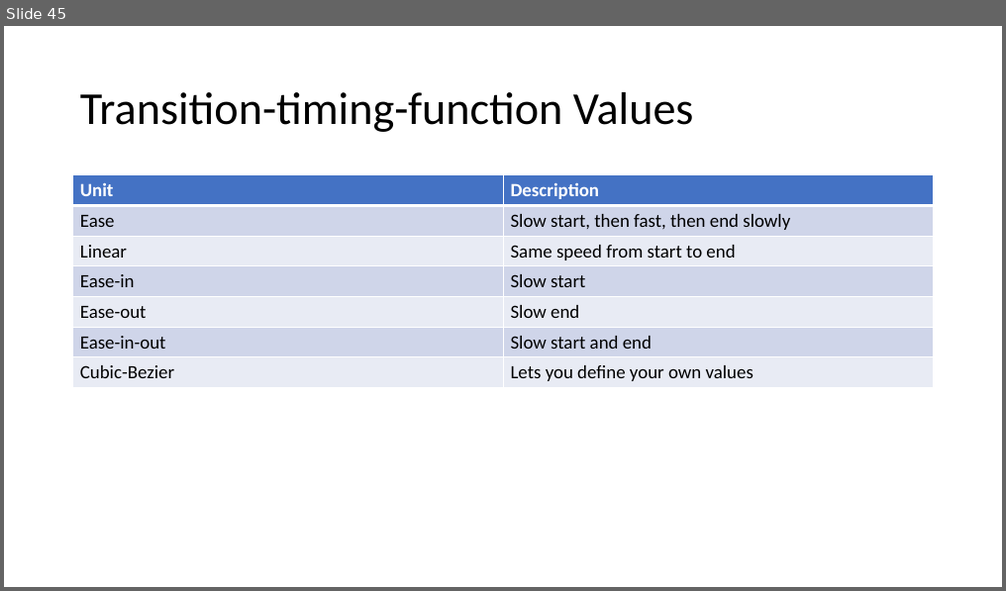
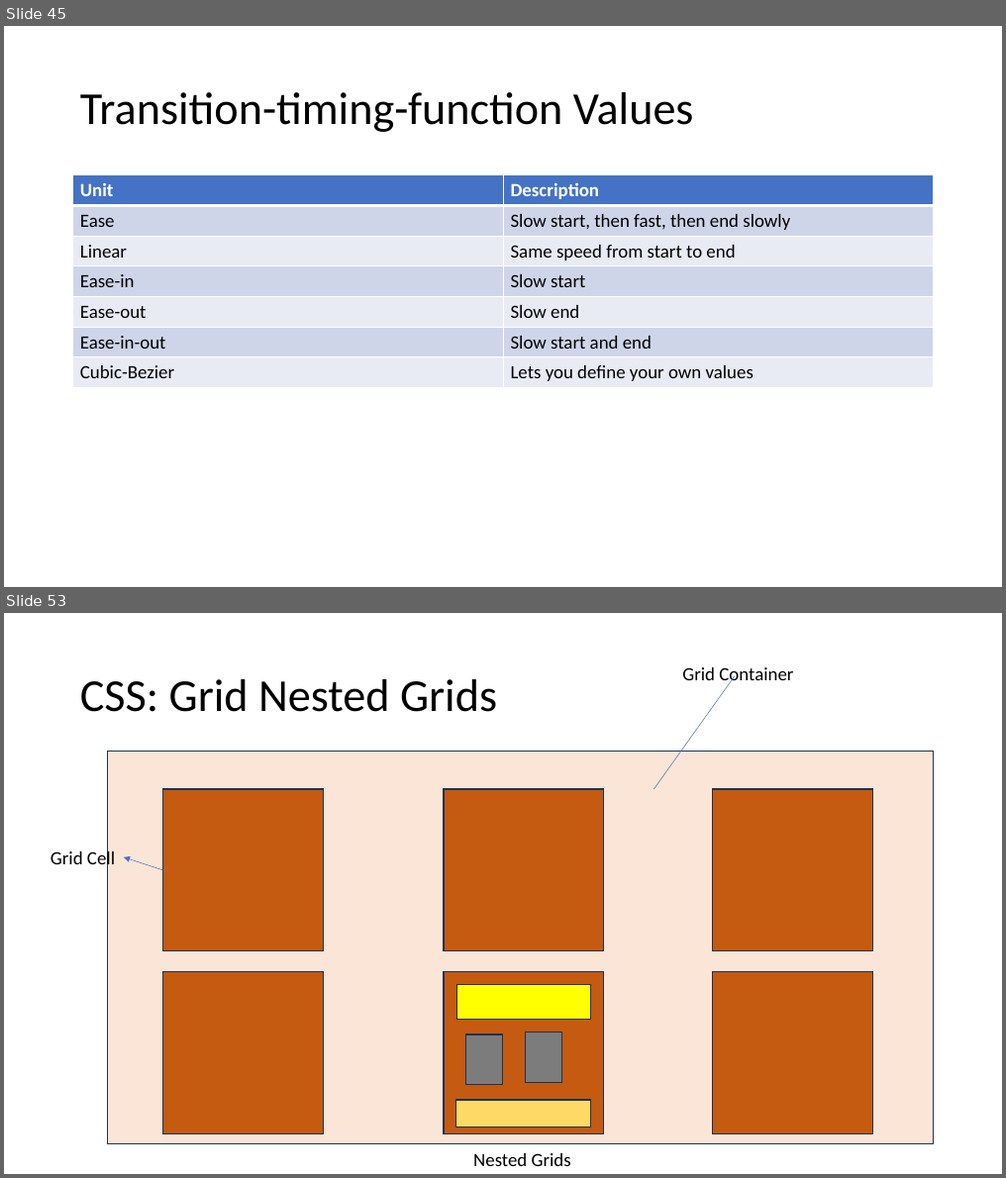
Before and after one commit to PiyushChaturvedii/Batch05, a slide deck: CSS3.pptx. Shown one above the other, each under a label of ours: slide 45 before the commit, slides 45 and 53 after it; the slides between them are not shown. The pictures are 1006x591 and 1006x1178 pixels, drawn with LibreOffice and Linux fonts; fonts in the diff are those of the drawing. Boxes give left, top, right and bottom in pixels: in the first picture for what was removed or moved away, otherwise in the second. Text is boxed around its words. In the diff, an @@ line names an element or a change of style, - is before the commit and + after.

```diff
--- a/CSS3.pptx
+++ b/CSS3.pptx
@@ slide 53 added at [4, 613, 1002, 1174], background #FFFFFF @@
@@ text added at [682, 667, 793, 685], 18 pt, text #000000 @@
+Grid Container
@@ title added at [80, 679, 497, 712], 44 pt, text #000000 @@
+CSS: Grid Nested Grids
@@ line added from (735, 676) to (653, 789), #4472C4 0.5 pt @@
@@ rectangle added at [107, 752, 934, 1145], fill #FBE5D6, outline #1E3256 1 pt @@
@@ rectangle added at [163, 789, 324, 952], fill #C55A11, outline #1E3256 1 pt @@
@@ rectangle added at [444, 789, 604, 952], fill #C55A11, outline #1E3256 1 pt @@
@@ rectangle added at [712, 789, 872, 952], fill #C55A11, outline #1E3256 1 pt @@
@@ text added at [51, 849, 115, 869], 18 pt, text #000000 @@
+Grid Cell
@@ arrow added from (163, 870) to (124, 858), #4472C4 0.5 pt @@
@@ rectangle added at [163, 971, 324, 1134], fill #C55A11, outline #1E3256 1 pt @@
@@ rectangle added at [444, 971, 604, 1134], fill #C55A11, outline #1E3256 1 pt @@
@@ rectangle added at [456, 985, 591, 1020], fill #FFFF00, outline #1E3256 1 pt @@
@@ rectangle added at [712, 971, 872, 1134], fill #C55A11, outline #1E3256 1 pt @@
@@ rectangle added at [466, 1035, 503, 1084], fill #7C7C7C, outline #1E3256 1 pt @@
@@ rectangle added at [526, 1033, 562, 1083], fill #7C7C7C, outline #1E3256 1 pt @@
@@ rectangle added at [456, 1100, 590, 1128], fill #FFD966, outline #1E3256 1 pt @@
@@ text added at [473, 1154, 571, 1166], 18 pt, text #000000 @@
+Nested Grids
```
Also in this commit, not shown: 7 other slides added, 3 other files.
